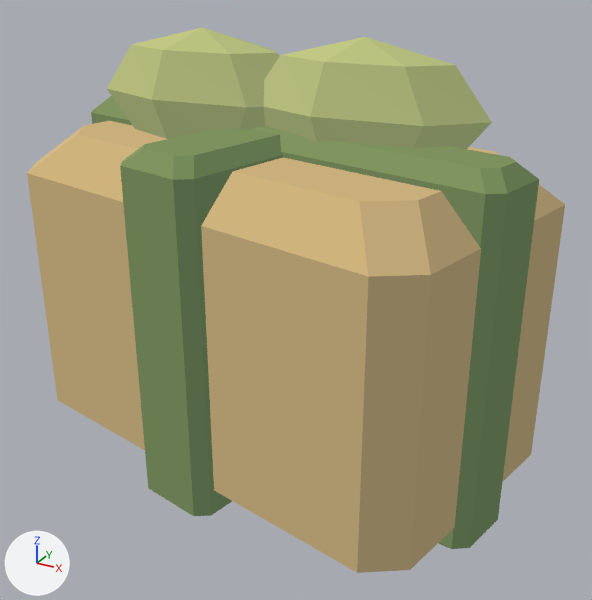
One commit to the glTF model assets/models/resident_parcel.glb: the scene before it, then after it.
The view is the same before and after, from a camera (50 mm lens) standing at (0.198, -0.355, 0.101) and looking at (0.044, -0.074, -0.039). The lights are fixed; the arrows at lower left show +X, +Y and +Z. The older version comes first. Vertices at exactly the same position are counted once.

Names of what the first picture shows: 'Miro · Kräuterpäckchen'.
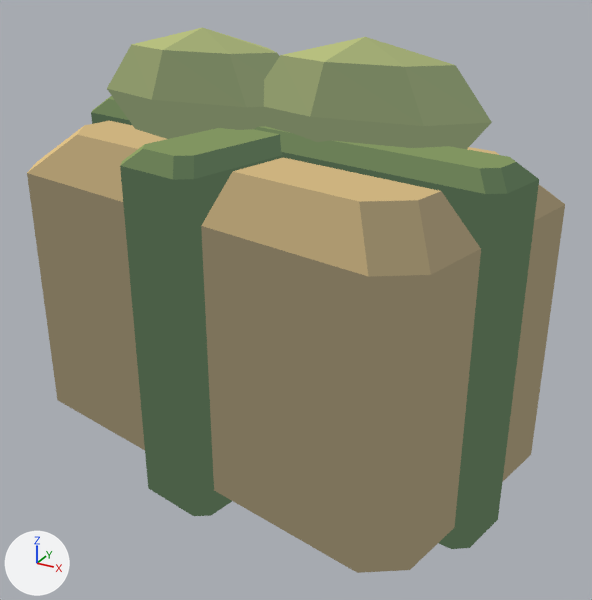
Boxes [x1, y1, x2, y2] around the edits, measured in the pictures (592 x 600 px):
part 1 of me_miro___kräuterpäckchen, recoloured
    both: [27, 27, 565, 573]

The edits, one by one:
me_miro___kräuterpäckchen has 142 vertices, 264 faces and spans x -0.076..0.144, y -0.149..0.005, z -0.117..0.069.
me_miro___kräuterpäckchen is used by ob_miro___kräuterpäckchen; location (0.0, 0.0, 0.0).
me_miro___kräuterpäckchen part 1: 264 faces centred in x -0.073..0.141, y -0.145..0.001, z -0.117..0.064 are repainted in the vertex colours, in many colours.
